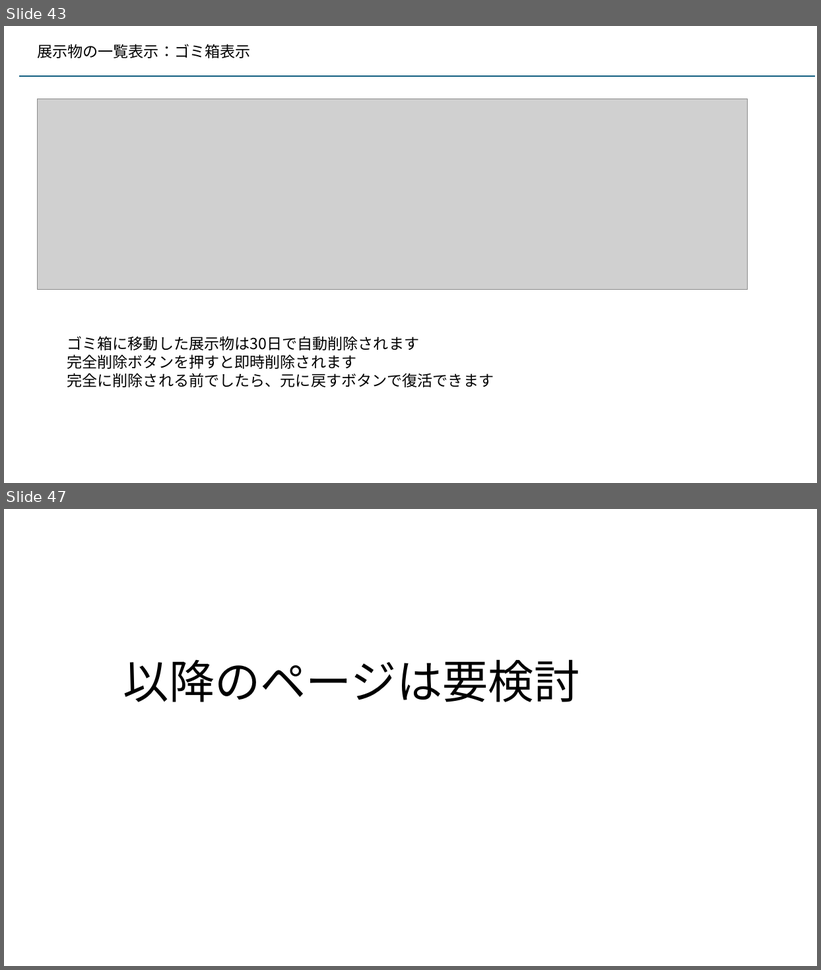
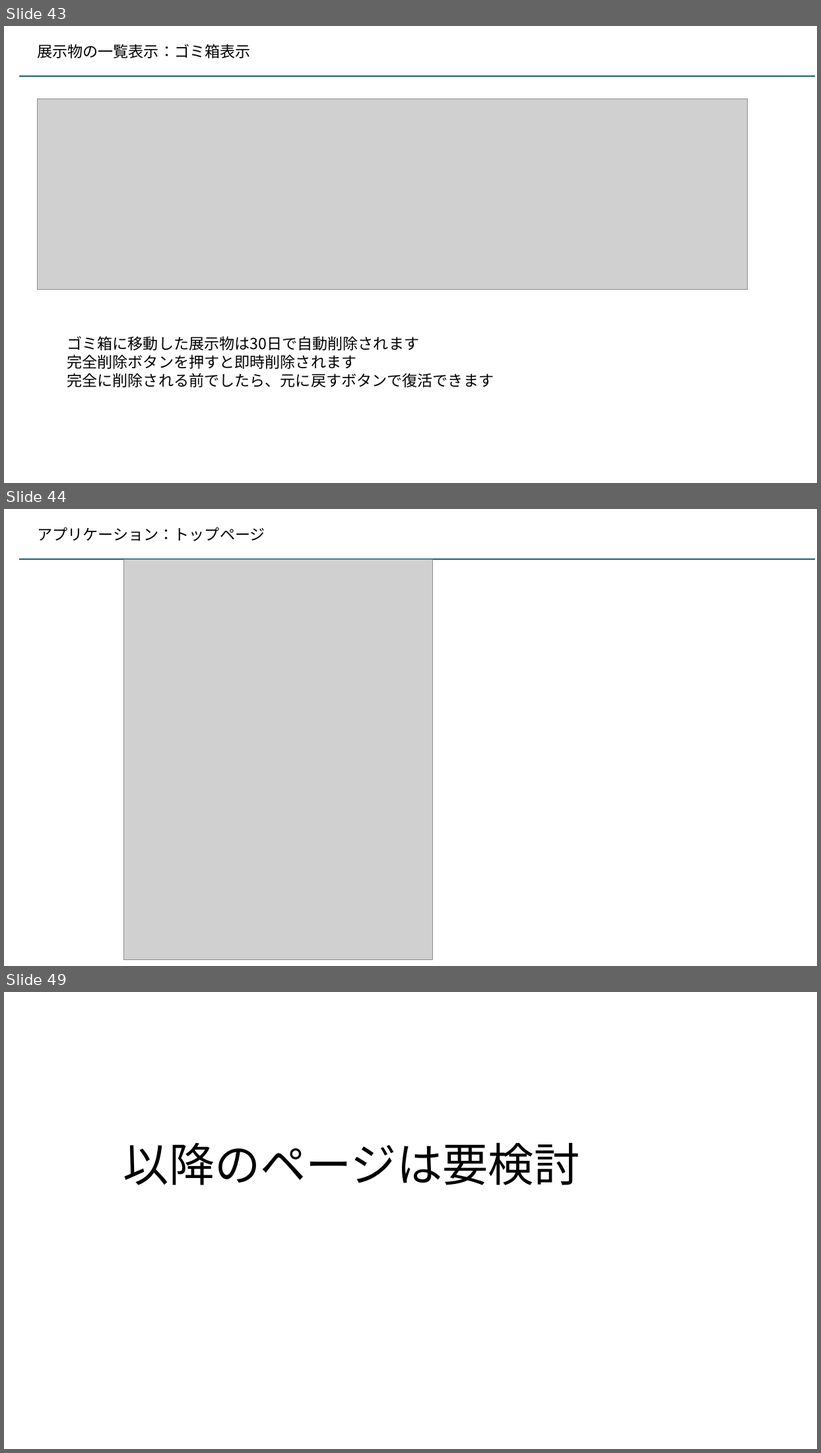
Before and after one commit to kaze-lab/museum_app_proj, a slide deck: 展示物アプリ仕様.pptx. Shown one above the other, each under a label of ours: slides 43 and 47 before the commit, slides 43, 44 and 49 after it; the slides between them are not shown. The pictures are 821x970 and 821x1453 pixels, drawn with LibreOffice and Linux fonts; fonts in the diff are those of the drawing; grey boxes stand for pictures. Boxes give left, top, right and bottom in pixels: in the first picture for what was removed or moved away, otherwise in the second. Text is boxed around its words. In the diff, an @@ line names an element or a change of style, - is before the commit and + after.

```diff
--- a/展示物アプリ仕様.pptx
+++ b/展示物アプリ仕様.pptx
@@ slide 44 added at <box>4,509,817,966</box>, background #FFFFFF @@
@@ text added at <box>37,527,265,541</box>, 18 pt, text #000000 @@
+アプリケーション：トップページ
@@ line added from (19, 560) to (815, 560), #156082 1.5 pt @@
@@ picture added at <box>124,560,433,961</box> @@
@@ what was slide 47 is now slide 49 @@
```
Also in this commit, not shown: 1 other slide added, 3 other files.
